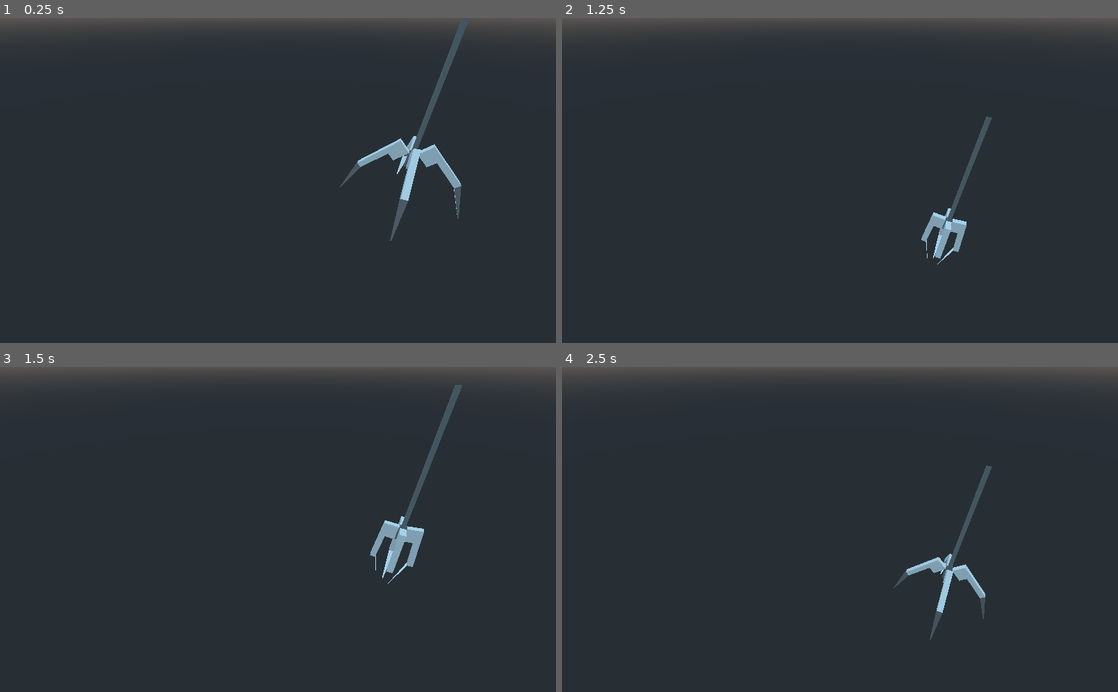
Above: before the commit, frames 1-4 (two rows, left to right).
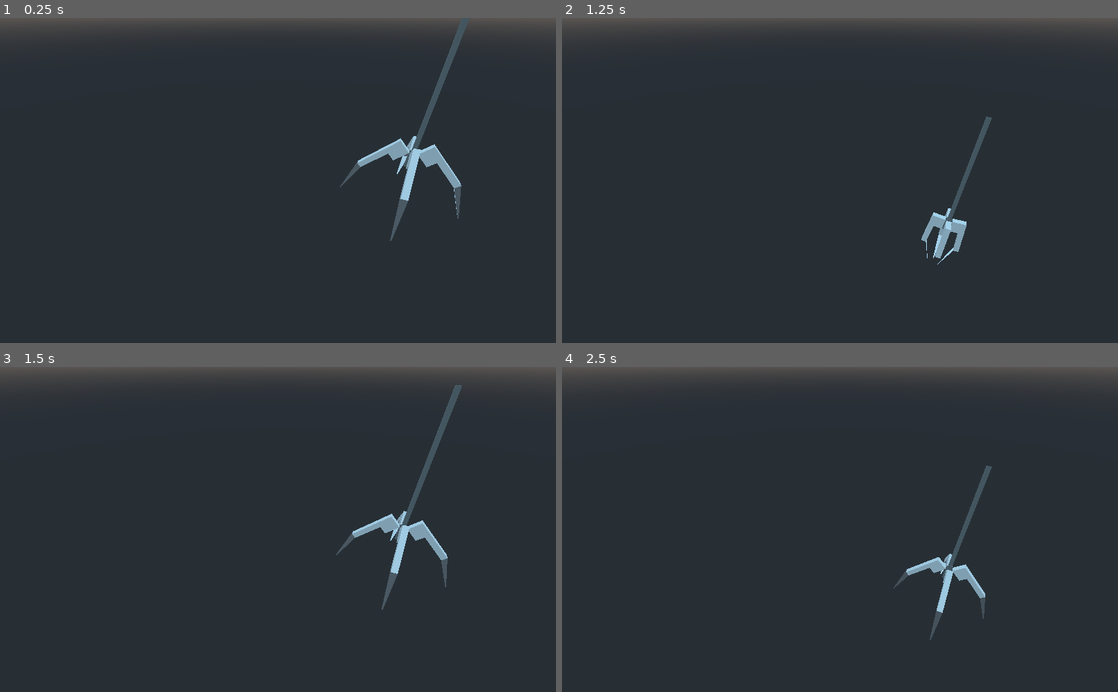
Above: after the commit, the same moments.

Repository: Sir-Apple/claw-machine
Game: Godot game, scene res://Scenes/Game.tscn
Same seed, same stepped clock (60 frames per second), same inputs: the game is played once before the commit and once after it.
Inputs (mouse positions are in pixels of both pictures, inside the frame that each line leads up to):
- Up to frame 1 (0.25 s): no input
- Up to frame 2 (1.25 s): tap Enter at 0.5 s; move the mouse to (962, 164) at 0.52 s; click (962, 164) at 0.67 s
- Up to frame 3 (1.5 s): move the mouse to (166, 545) at 1.27 s; click (166, 545) at 1.42 s
- Up to frame 4 (2.5 s): move the mouse to (895, 458) at 2.02 s; click (895, 458) at 2.17 s

Frames 1-2 are identical in both runs. In frame 3, 1.3% of the frame differs, in the area x 60-81%, y 44-75%; in frame 4, nothing differs.

Commit message:
claw script

Diff:
--- a/3DModels/3DClaw.tscn
+++ b/3DModels/3DClaw.tscn
@@ -95,10 +95,10 @@
 tracks/0/imported = false
 tracks/0/enabled = true
 tracks/0/keys = {
-"times": PoolRealArray( 0.302338, 0.496522 ),
-"transitions": PoolRealArray( 1, 1 ),
-"update": 0,
-"values": [ Vector3( -45, -0.286, 0.528 ), Vector3( -5, -0.286, 0.528 ) ]
+"times": PoolRealArray( 0, 0.302338, 0.496522 ),
+"transitions": PoolRealArray( 1, 1, 1 ),
+"update": 0,
+"values": [ Vector3( -45, -0.286, 0.528 ), Vector3( -45, -0.286, 0.528 ), Vector3( -5, -0.286, 0.528 ) ]
 }
 tracks/1/type = "value"
 tracks/1/path = NodePath("Cube002:rotation_degrees")
@@ -107,10 +107,10 @@
 tracks/1/imported = false
 tracks/1/enabled = true
 tracks/1/keys = {
-"times": PoolRealArray( 0.302338, 0.496522 ),
-"transitions": PoolRealArray( 1, 1 ),
-"update": 0,
-"values": [ Vector3( -45, -180, -1.20687e-05 ), Vector3( -5, -180, 0 ) ]
+"times": PoolRealArray( 0, 0.302338, 0.496522 ),
+"transitions": PoolRealArray( 1, 1, 1 ),
+"update": 0,
+"values": [ Vector3( -45, -180, -1.20687e-05 ), Vector3( -45, -180, -1.20687e-05 ), Vector3( -5, -180, 0 ) ]
 }
 tracks/2/type = "value"
 tracks/2/path = NodePath("Cube003:rotation_degrees")
@@ -119,10 +119,10 @@
 tracks/2/imported = false
 tracks/2/enabled = true
 tracks/2/keys = {
-"times": PoolRealArray( 0.302338, 0.495696 ),
-"transitions": PoolRealArray( 1, 1 ),
-"update": 0,
-"values": [ Vector3( -45, 90, -2.41484e-06 ), Vector3( -5, 90, 0 ) ]
+"times": PoolRealArray( 0, 0.302338, 0.495696 ),
+"transitions": PoolRealArray( 1, 1, 1 ),
+"update": 0,
+"values": [ Vector3( -45, 90, -2.41484e-06 ), Vector3( -45, 90, -2.41484e-06 ), Vector3( -5, 90, 0 ) ]
 }
 tracks/3/type = "value"
 tracks/3/path = NodePath("Cube004:rotation_degrees")
@@ -131,10 +131,10 @@
 tracks/3/imported = false
 tracks/3/enabled = true
 tracks/3/keys = {
-"times": PoolRealArray( 0.30419, 0.495607 ),
-"transitions": PoolRealArray( 1, 1 ),
-"update": 0,
-"values": [ Vector3( -45, -90, -2.8978e-05 ), Vector3( -5, -90, 0 ) ]
+"times": PoolRealArray( 0, 0.30419, 0.495607 ),
+"transitions": PoolRealArray( 1, 1, 1 ),
+"update": 0,
+"values": [ Vector3( -45, -90, -2.8978e-05 ), Vector3( -45, -90, -2.8978e-05 ), Vector3( -5, -90, 0 ) ]
 }
 tracks/4/type = "value"
 tracks/4/path = NodePath(".:translation")
@@ -221,7 +221,7 @@
 mesh = SubResource( 1 )
 
 [node name="Cube001" type="MeshInstance" parent="."]
-transform = Transform( 0.157131, -0.0093087, -0.000539317, 0.00102391, 1.15765, 0.108045, -0.000239574, -1.15771, 0.108043, -0.000781914, 0.421125, 0.196739 )
+transform = Transform( 0.157131, -0.00930871, -0.000539318, 0.00102391, 1.15765, 0.108045, -0.000239574, -1.15771, 0.108043, -0.000781914, 0.421125, 0.196739 )
 mesh = SubResource( 2 )
 
 [node name="Area" type="Area" parent="Cube001"]
@@ -231,7 +231,7 @@
 shape = SubResource( 7 )
 
 [node name="Cube002" type="MeshInstance" parent="."]
-transform = Transform( -0.157135, -1.70057e-07, -1.63143e-08, -2.34043e-08, 1.1577, 0.108045, 3.22354e-10, 1.1577, -0.108045, -0.000781915, 0.421124, -0.203074 )
+transform = Transform( -0.157135, -4.46074e-07, 9.44559e-09, -2.34043e-08, 1.1577, 0.108045, -3.71415e-08, 1.1577, -0.108045, -0.000781915, 0.421124, -0.203074 )
 mesh = SubResource( 3 )
 
 [node name="Area" type="Area" parent="Cube002"]
@@ -241,7 +241,7 @@
 shape = SubResource( 8 )
 
 [node name="Cube003" type="MeshInstance" parent="."]
-transform = Transform( -2.09175e-08, -1.1577, 0.108045, -4.68297e-09, 1.1577, 0.108045, -0.157135, 1.19609e-07, -1.76027e-08, 0.200856, 0.421124, 0.00285844 )
+transform = Transform( -2.18559e-09, -1.1577, 0.108045, -4.68299e-09, 1.1577, 0.108045, -0.157135, -1.83997e-08, -4.7228e-09, 0.200856, 0.421124, 0.00285844 )
 mesh = SubResource( 4 )
 
 [node name="Area" type="Area" parent="Cube003"]
@@ -251,7 +251,7 @@
 shape = SubResource( 9 )
 
 [node name="Cube004" type="MeshInstance" parent="."]
-transform = Transform( 6.8059e-08, 1.1577, -0.108045, -5.61957e-08, 1.1577, 0.108045, 0.157135, -8.74037e-08, 8.54366e-08, -0.196036, 0.421124, 0.00285849 )
+transform = Transform( -6.30644e-08, 1.1577, -0.108045, -5.61958e-08, 1.1577, 0.108045, 0.157135, 8.78655e-07, -4.7228e-09, -0.196036, 0.421124, 0.00285849 )
 mesh = SubResource( 5 )
 
 [node name="Area" type="Area" parent="Cube004"]
--- a/Scripts/_ClawScripts.gd
+++ b/Scripts/_ClawScripts.gd
@@ -1,6 +1,7 @@
 extends Spatial
 
 onready var animation = $Animation
+#onready var animation2 = $Animation2
 
 # Declare member variables here. Examples:
 # var a = 2
@@ -16,5 +17,9 @@
 	if (event is InputEventMouseButton or InputEventScreenTouch) and event.is_pressed():
 		animation.play("Clawler")
 
+#func _output(event):
+#	if (event is InputEventMouseButton or InputEventScreenTouch) and event.is_pressed():
+#		animation2.play("Clawler")
+
 func _on_area_entered(area):
 	pass
